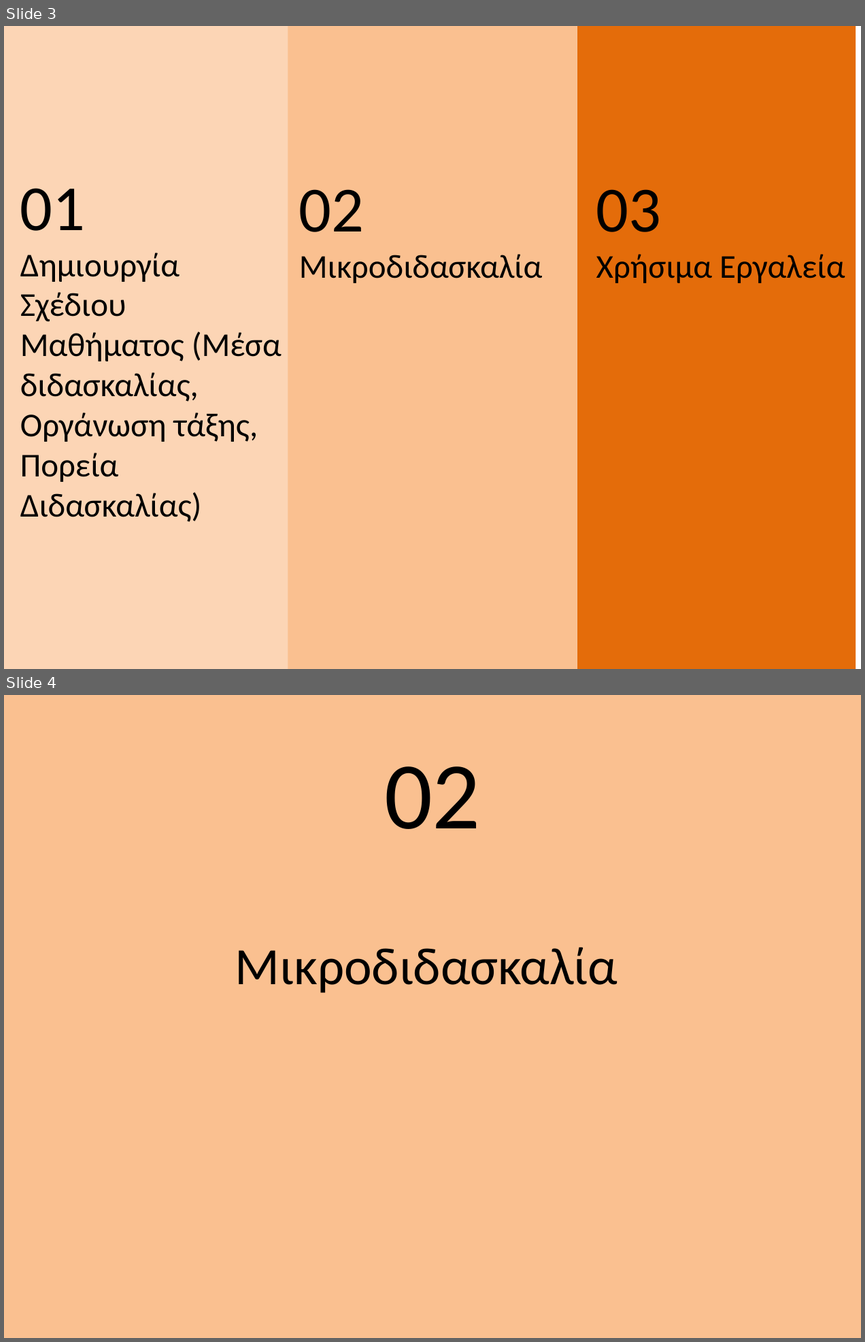
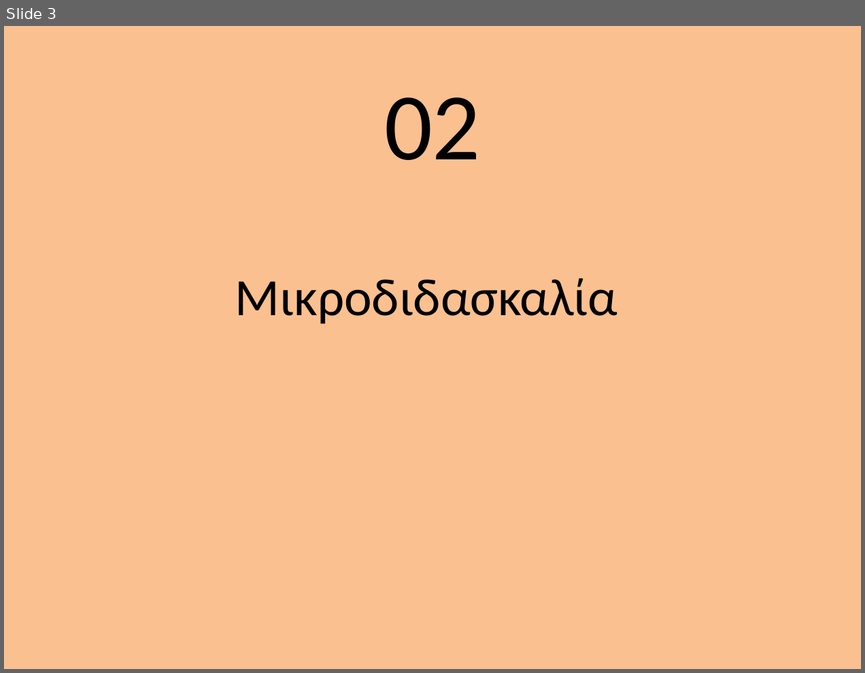
Before and after one commit to aristos32/education, a slide deck: paidagogiko/ΠΡΥ 036-1 - Διδακτική Πληροφορικής Ι/Lesson 3/2.microdidaskalia.pptx. Shown one above the other, each under a label of ours: slides 3 and 4 before the commit, slide 3 after it. The pictures are 865x1342 and 865x673 pixels, drawn with LibreOffice and Linux fonts; fonts in the diff are those of the drawing. Boxes give left, top, right and bottom in pixels: in the first picture for what was removed or moved away, otherwise in the second. Text is boxed around its words. In the diff, an @@ line names an element or a change of style, - is before the commit and + after.

```diff
--- a/paidagogiko/ΠΡΥ 036-1 - Διδακτική Πληροφορικής Ι/Lesson 3/2.microdidaskalia.pptx
+++ b/paidagogiko/ΠΡΥ 036-1 - Διδακτική Πληροφορικής Ι/Lesson 3/2.microdidaskalia.pptx
@@ slide 3 removed at (x1=4, y1=26, x2=861, y2=669), background #FFFFFF @@
@@ rectangle removed at (x1=4, y1=26, x2=294, y2=669) @@
@@ rectangle removed at (x1=288, y1=26, x2=577, y2=669) @@
@@ rectangle removed at (x1=577, y1=26, x2=855, y2=669) @@
@@ text removed at (x1=20, y1=188, x2=281, y2=522) @@
-01
-Δημιουργία Σχέδιου Μαθήματος (Μέσα διδασκαλίας, Οργάνωση τάξης, Πορεία Διδασκαλίας)
@@ text removed at (x1=299, y1=189, x2=542, y2=283) @@
-02
-Μικροδιδασκαλία
@@ text removed at (x1=596, y1=189, x2=844, y2=283) @@
-03
-Χρήσιμα Εργαλεία
@@ what was slide 4 is now slide 3 @@
```
Also in this commit, not shown: 1 other slide removed.
